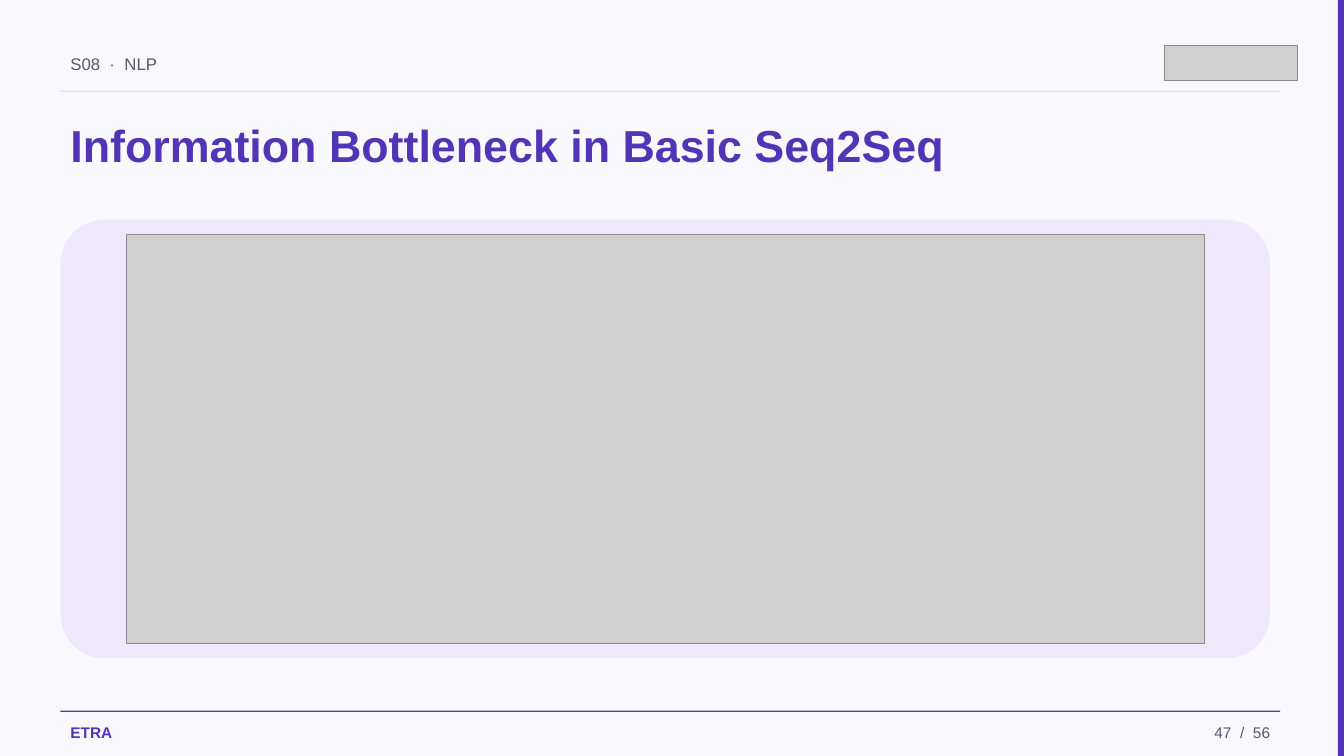
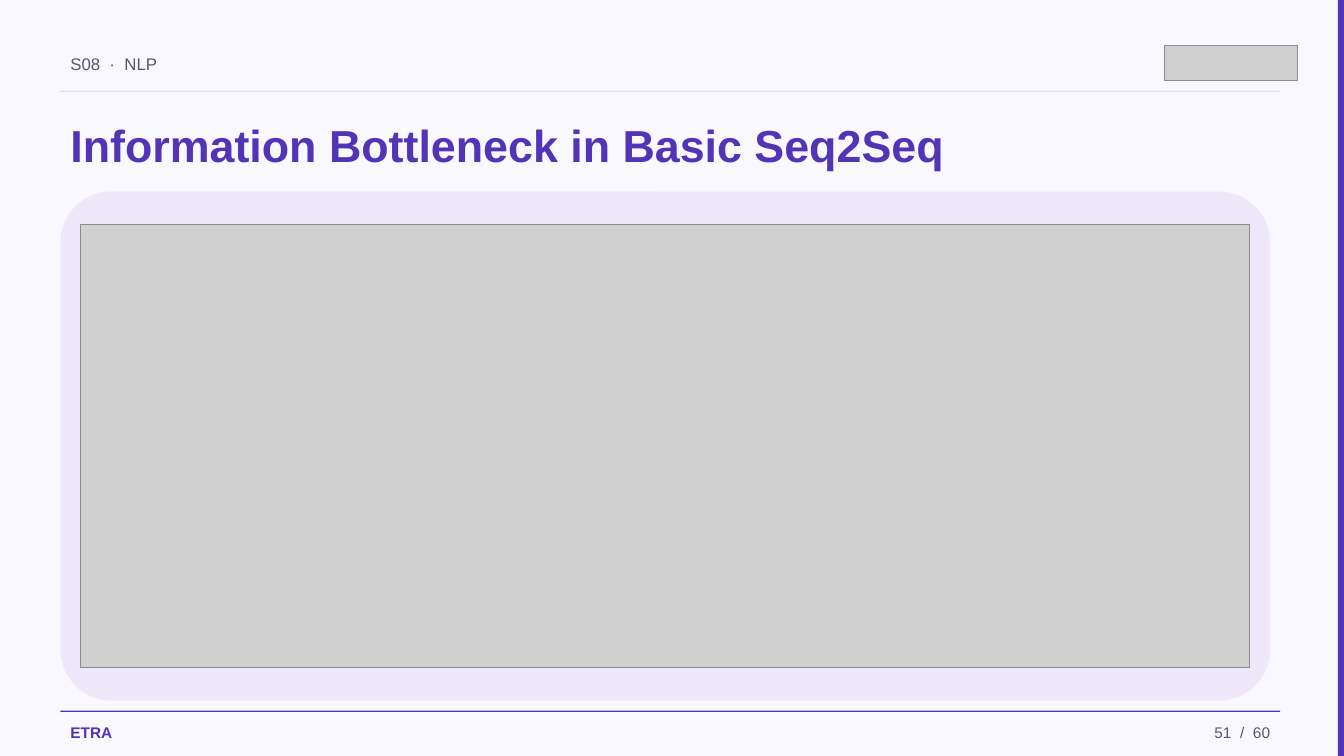
Before and after one commit to iksasa15/AI-ML, a slide deck: slide 51 of web-presentation/pdf-exports/Week3-Session1-NLP.pptx (slide 47 before the commit). Drawn at 1344x756 pixels with LibreOffice and Linux fonts; fonts in the diff are those of the drawing; grey boxes stand for pictures. Boxes give left, top, right and bottom in pixels: in the first picture for what was removed or moved away, otherwise in the second. Text is boxed around its words. In the diff, an @@ line names an element or a change of style, - is before the commit and + after.

```diff
--- a/web-presentation/pdf-exports/Week3-Session1-NLP.pptx
+++ b/web-presentation/pdf-exports/Week3-Session1-NLP.pptx
@@ rounded rectangle: place and size @@
-rounded rectangle at (60, 220, 1270, 658)
+rounded rectangle at (60, 192, 1270, 701)
@@ picture: place and size @@
-picture at (126, 235, 1204, 643)
+picture at (81, 225, 1250, 667)
@@ text at (1214, 727, 1270, 738): text changed @@
-47 / 56
+51 / 60
```
Also in this commit, not shown: 54 other slides changed, 4 slides added, 5 other files.
